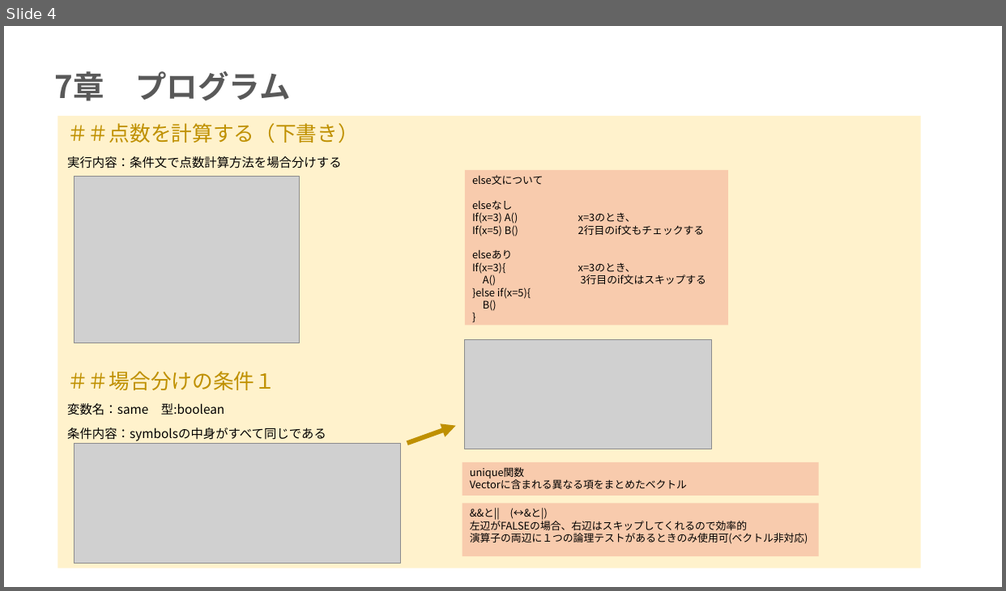
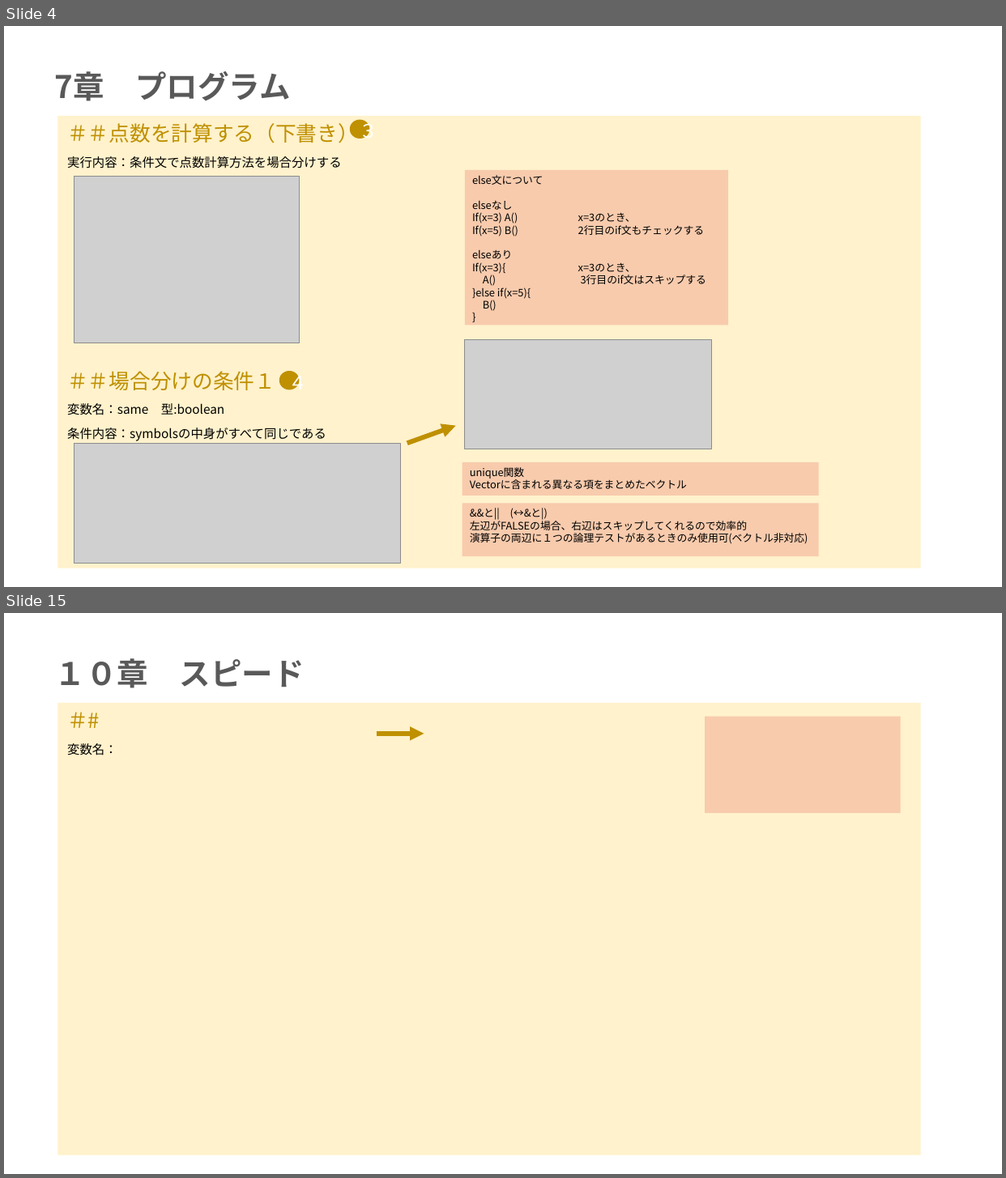
Before and after one commit to mei-517/r-practice-part3, a slide deck: 永井芽衣_Rpart3.pptx. Shown one above the other, each under a label of ours: slide 4 before the commit, slides 4 and 15 after it; the slides between them are not shown. The pictures are 1006x591 and 1006x1178 pixels, drawn with LibreOffice and Linux fonts; fonts in the diff are those of the drawing; grey boxes stand for pictures. Boxes give left, top, right and bottom in pixels: in the first picture for what was removed or moved away, otherwise in the second. Text is boxed around its words. In the diff, an @@ line names an element or a change of style, - is before the commit and + after.

```diff
--- a/永井芽衣_Rpart3.pptx
+++ b/永井芽衣_Rpart3.pptx
@@ slide 15 added at [4,613,1002,1174], background #FFFFFF @@
@@ title added at [55,658,305,688], 30 pt, text #595959, bold @@
+１０章 スピード
@@ rectangle added at [58,703,921,1156], fill #FFF2CC @@
@@ arrow added from (376, 734) to (424, 734), #BF9000 4.5 pt @@
@@ rectangle added at [705,717,901,813], fill #F8CBAD @@
@@ subtitle added at [67,743,117,756], 12 pt, text #000000 @@
+＃#
+変数名：
@@ slide 4 changed as well @@
@@ ellipse added at [350,120,370,139], fill #BF9000, 18 pt, text #FFFFFF @@
+３
@@ ellipse added at [279,371,300,390], fill #BF9000, 18 pt, text #FFFFFF @@
+４
```
Also in this commit, not shown: 3 other slides changed, 13 other slides added, 1 other file.
